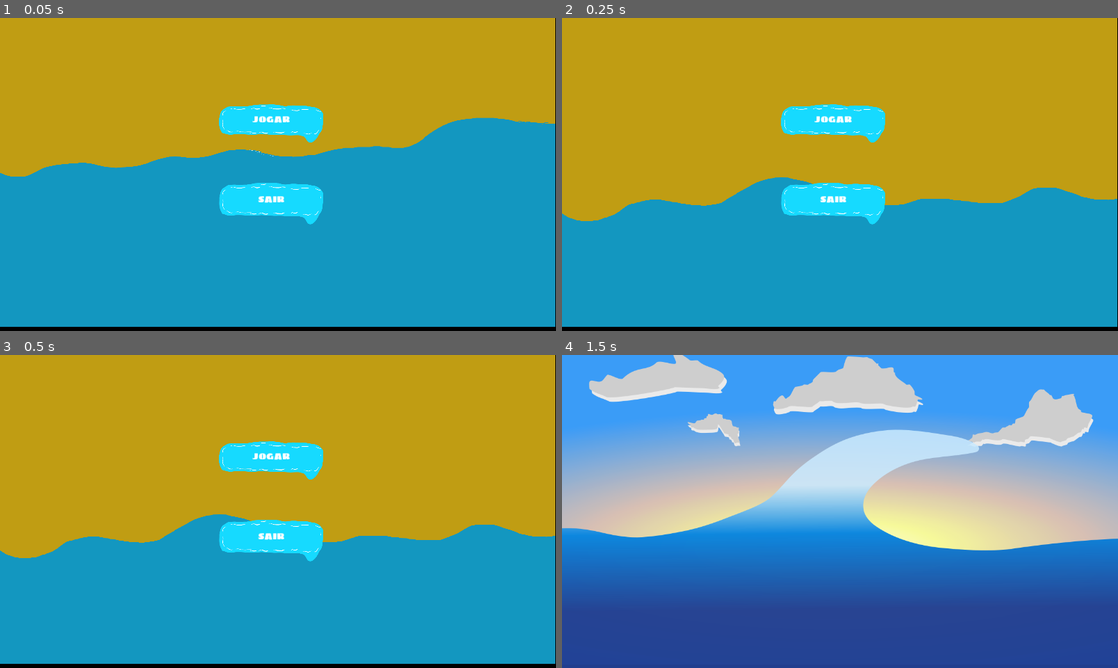
Above: before the commit, frames 1-4 (two rows, left to right).
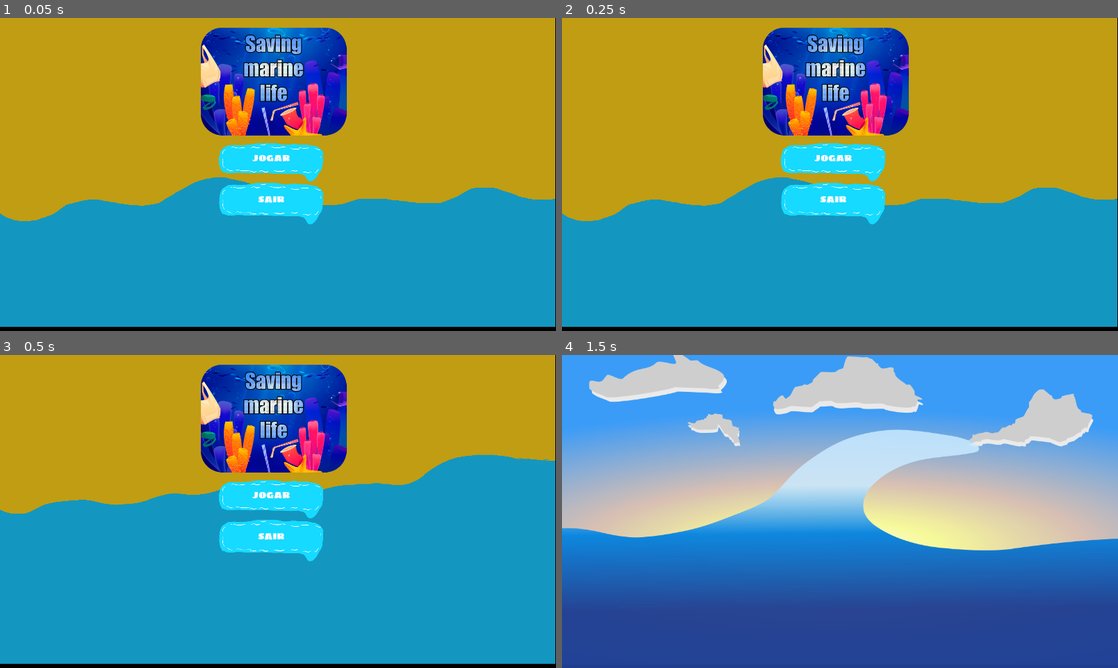
Above: after the commit, the same moments.

Repository: HalysonItallo/Opensole2
Game: Godot game, scene res://scenes/menu.tscn
Same seed, same stepped clock (60 frames per second), same inputs: the game is played once before the commit and once after it. The engine's default icon, where the game draws it, is replaced by a stand-in: a white triangle on a blue panel in a dark square.
Inputs (mouse positions are in pixels of both pictures, inside the frame that each line leads up to):
- Up to frame 1 (0.05 s): no input
- Up to frame 2 (0.25 s): no input
- Up to frame 3 (0.5 s): no input
- Up to frame 4 (1.5 s): click "JOGAR" at 0.5 s; move the mouse to (962, 495) at 1.27 s; hold Right (ui_right) from 1.28 s (still down)

The runs differ from the first frame. In frame 1, 25% of the frame differs, in the area x 0-100%, y 3-65%; in frame 2, 11%; in frame 3, 25%; in frame 4, nothing differs.

Commit message:
feat: logo add

Diff:
--- a/scenes/menu.tscn
+++ b/scenes/menu.tscn
@@ -14,6 +14,7 @@
 [ext_resource path="res://assets/animationMenu/praia1.png" type="Texture" id=12]
 [ext_resource path="res://assets/animationMenu/praia4.png" type="Texture" id=13]
 [ext_resource path="res://assets/Música Do Game/LobbyGame-GameJam.BY-Miqueias.wav" type="AudioStream" id=14]
+[ext_resource path="res://assets/logo/border logo finalpsd 1.png" type="Texture" id=15]
 
 [sub_resource type="GDScript" id=1]
 script/source = "extends Node2D
@@ -86,16 +87,16 @@
 scale = Vector2( 0.426667, 0.26963 )
 frames = SubResource( 2 )
 animation = "praia"
-frame = 4
+frame = 5
 playing = true
 centered = false
 flip_v = true
 
 [node name="jogar" type="Button" parent="."]
 margin_left = -128.0
-margin_top = -125.0
+margin_top = -36.0
 margin_right = 113.0
-margin_bottom = -80.0
+margin_bottom = 9.0
 flat = true
 script = ExtResource( 1 )
 __meta__ = {
@@ -170,6 +171,11 @@
 stream = ExtResource( 14 )
 autoplay = true
 
+[node name="Sprite" type="Sprite" parent="."]
+position = Vector2( -2.00003, -190 )
+scale = Vector2( 0.827759, 0.827759 )
+texture = ExtResource( 15 )
+
 [connection signal="mouse_entered" from="jogar" to="jogar" method="_on_jogar_mouse_entered"]
 [connection signal="mouse_exited" from="jogar" to="jogar" method="_on_jogar_mouse_exited"]
 [connection signal="pressed" from="jogar" to="jogar" method="_on_jogar_pressed"]
Binary file added: assets/logo/border logo finalpsd 1.png
Not shown, added: assets/logo/border logo finalpsd 1.png.import
Binary file added: assets/logo/logo finalpsd.png
Not shown, added: assets/logo/logo finalpsd.png.import
Not shown: 1 places in scenes/menu.tscn that only renumber resources
